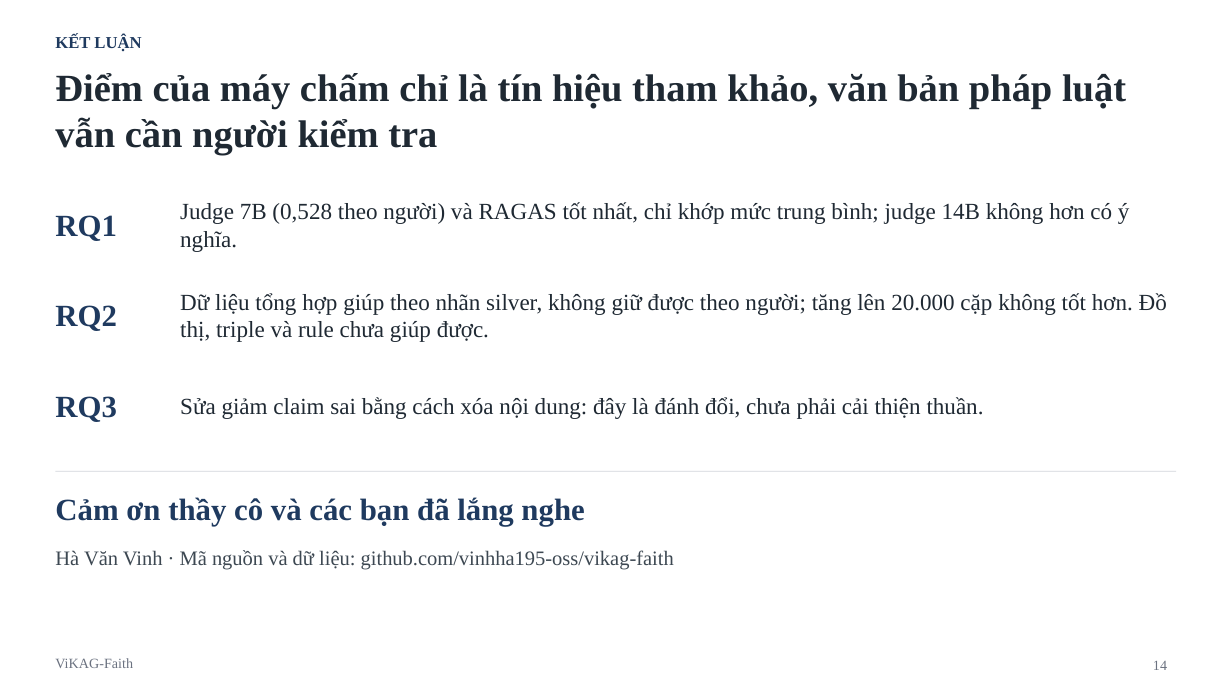
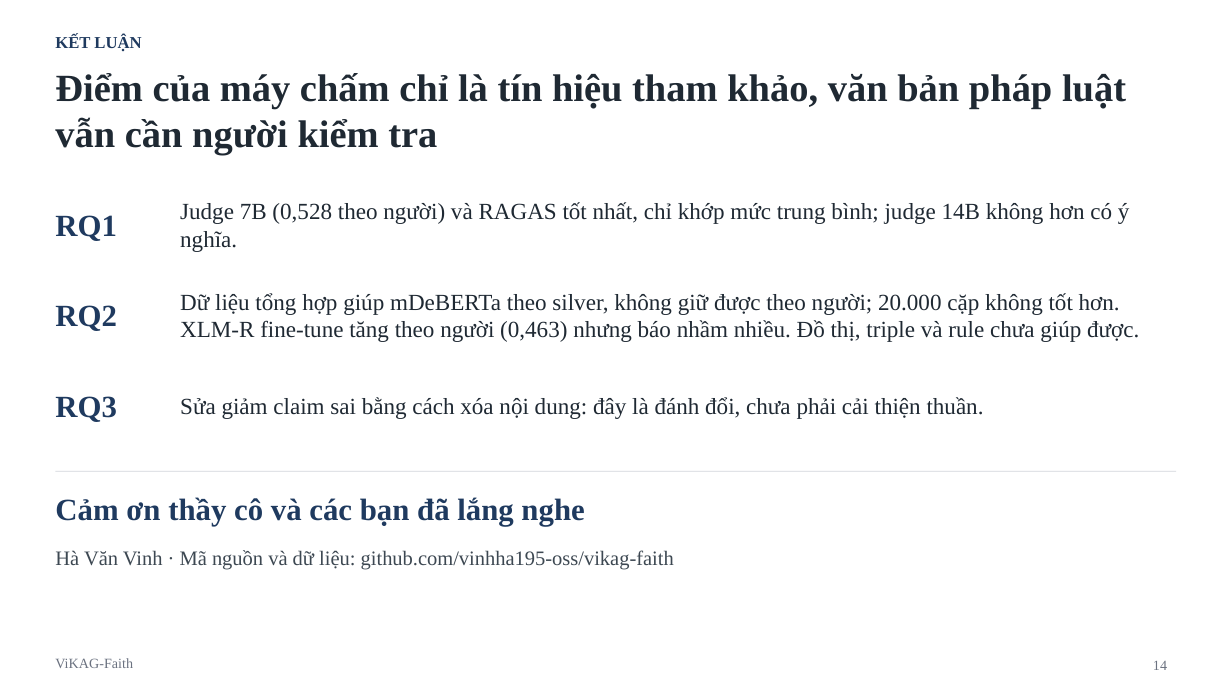
Before and after one commit to vinhha195-oss/vikag-faith, a slide deck: slide 14 of nop_bai/ViKAG-Faith_BaiBao_slide.pptx. Drawn at 1232x693 pixels with LibreOffice and Linux fonts; fonts in the diff are those of the drawing. Boxes give left, top, right and bottom in pixels: in the first picture for what was removed or moved away, otherwise in the second. Text is boxed around its words. In the diff, an @@ line names an element or a change of style, - is before the commit and + after.

```diff
--- a/nop_bai/ViKAG-Faith_BaiBao_slide.pptx
+++ b/nop_bai/ViKAG-Faith_BaiBao_slide.pptx
@@ text at [180,293,1139,342]: text changed @@
-Dữ liệu tổng hợp giúp theo nhãn silver, không giữ được theo người; tăng lên 20.000 cặp không tốt hơn. Đồ thị, triple và rule chưa giúp được.
+Dữ liệu tổng hợp giúp mDeBERTa theo silver, không giữ được theo người; 20.000 cặp không tốt hơn. XLM-R fine-tune tăng theo người (0,463) nhưng báo nhầm nhiều. Đồ thị, triple và rule chưa giúp được.
```
Also in this commit, not shown: 1 other slide changed, 10 other files.
